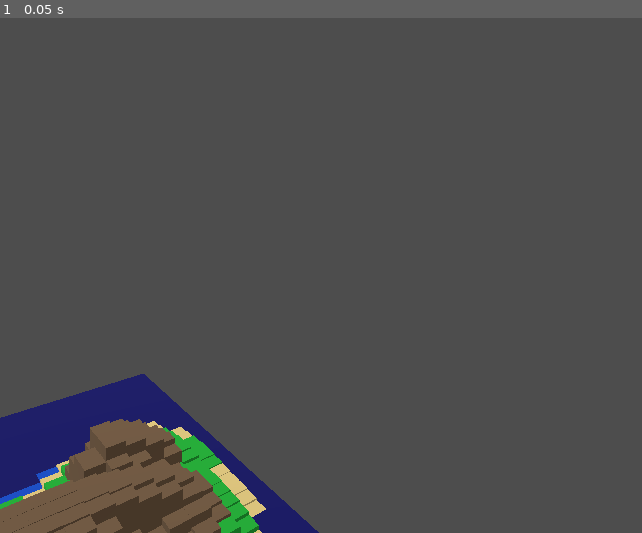
Above: before the commit, frame 1.
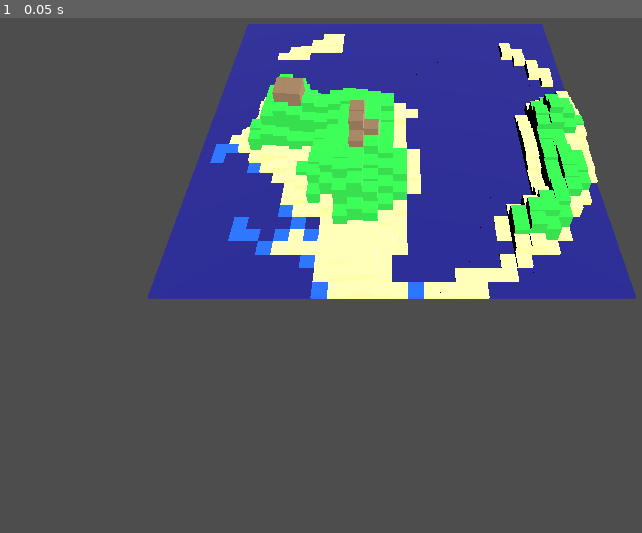
Above: after the commit, the same moment.

Repository: Latheror/VillageWar
Game: Godot game, scene res://main.tscn
The game is run twice, just before and just after one commit, with the same random seed, the same clock (stepped at 60 frames per second) and the same inputs.
Inputs:
- Up to frame 1 (0.05 s): no input

The runs differ from the first frame. In frame 1, 43% of the frame differs, in the area x 0-100%, y 1-100%.

Commit message:
Fix camera placement.

Diff:
--- a/main.gd
+++ b/main.gd
@@ -1,23 +1,23 @@
 extends Node3D
 
 const SIZE: int = 30
-const TILE_SIZE: float = 1.0  # In 3D, 1 unit per tile
+const TILE_SIZE: float = 2.0        # world units per tile
+const HEIGHT_SCALE: float = 1.0     # scale for mountain heights
 
 # --- Island shape ---
 const SHAPE_FREQ: float = 0.05
 const SHAPE_OCTAVES: int = 3
 const WARP_FREQ: float = 0.1
 const WARP_STRENGTH: float = 2.5
-const LAND_THRESHOLD: float = 0.0   # début de la terre
+const LAND_THRESHOLD: float = 0.0
 
 # --- Edge safety ---
 const EDGE_POWER: float = 6.0
 
 # --- Height ---
-const BASE_HEIGHT: float = 18.0
+const BASE_HEIGHT: float = 10.0
 const DETAIL_FREQ: float = 0.08
 const DETAIL_MULT: float = 4.0
-const HEIGHT_SCALE: float = 0.1
 
 # --- Biomes ---
 const DEEP_WATER_THRESHOLD: float = -6.0
@@ -25,10 +25,16 @@
 const SAND_THRESHOLD: float = 3.0
 const PLAIN_THRESHOLD: float = 9.0
 
+func _ready() -> void:
+	_generate_map()
+	_setup_camera()
+	_setup_light()
 
-func _ready() -> void:
-	var half: float = SIZE / 2.0
-
+# -------------------------
+# Map generation
+# -------------------------
+func _generate_map() -> void:
+	var half = SIZE / 2.0
 	var noise: FastNoiseLite = FastNoiseLite.new()
 	noise.seed = randi()
 	noise.fractal_octaves = SHAPE_OCTAVES
@@ -36,75 +42,58 @@
 
 	for x in range(SIZE):
 		for y in range(SIZE):
-
-			# -------------------------
 			# Edge mask
-			# -------------------------
 			var cx: float = x - half
 			var cy: float = y - half
 			var edge_dist: float = Vector2(cx, cy).length() / half
 			var edge_mask: float = pow(clamp(edge_dist, 0.0, 1.0), EDGE_POWER)
 
-			# -------------------------
-			# Warp coordinates (moderate)
-			# -------------------------
+			# Domain warp
 			var warp_x: float = noise.get_noise_2d(x * WARP_FREQ, y * WARP_FREQ) * WARP_STRENGTH
 			var warp_y: float = noise.get_noise_2d((x+100) * WARP_FREQ, (y+100) * WARP_FREQ) * WARP_STRENGTH
 			var wx: float = x + warp_x
 			var wy: float = y + warp_y
 
-			# -------------------------
-			# Shape noise (multi-octave)
-			# -------------------------
+			# Shape noise
 			var shape: float = noise.get_noise_2d(wx, wy)
 
-			# -------------------------
-			# Smooth land factor (soft transition to water)
-			# -------------------------
+			# Smooth land factor
 			var land_factor: float = clamp((shape - LAND_THRESHOLD) / 0.5, 0.0, 1.0)
-
-			# Skip tiles that are basically water or near edges
 			if land_factor <= 0.0 or edge_mask > 0.95:
-				_draw_tile(x, y, TILE_SIZE, Color(0.0, 0.0, 0.4), 0.1)
+				_draw_tile(x, y, TILE_SIZE, Color(0.0, 0.0, 0.4), 0.5)
 				continue
 
-			# -------------------------
 			# Height
-			# -------------------------
 			var base_height: float = (1.0 - edge_mask) * BASE_HEIGHT * land_factor
 			var detail: float = noise.get_noise_2d(x * DETAIL_FREQ, y * DETAIL_FREQ)
 			var height: float = base_height + detail * DETAIL_MULT
 
-			# Limit height near edges (no sand at map edge)
+			# Limit height near edges
 			var max_edge_height: float = lerp(1000.0, WATER_THRESHOLD - 0.01, edge_mask)
 			height = min(height, max_edge_height)
 
-			# Mountain exaggeration
 			if height > PLAIN_THRESHOLD:
 				height += pow(height - PLAIN_THRESHOLD, 1.4)
 
-			# -------------------------
 			# Biomes
-			# -------------------------
 			var color: Color
-			var tile_height: float = 0.1  # default for water
+			var tile_height: float = max(height * HEIGHT_SCALE, 0.5) # minimum 0.5 to see water
 			if height < DEEP_WATER_THRESHOLD:
 				color = Color(0.0, 0.0, 0.4)
 			elif height < WATER_THRESHOLD:
 				color = Color(0.0, 0.3, 0.8)
+			elif height < SAND_THRESHOLD:
+				color = Color(0.9, 0.8, 0.5)
+			elif height < PLAIN_THRESHOLD:
+				color = Color(0.1, 0.7, 0.2)
 			else:
-				# Land
-				tile_height = max(height * HEIGHT_SCALE, 0.1)
-				if height < SAND_THRESHOLD:
-					color = Color(0.9, 0.8, 0.5)  # sand
-				elif height < PLAIN_THRESHOLD:
-					color = Color(0.1, 0.7, 0.2)  # plains
-				else:
-					color = Color(0.45, 0.35, 0.25)  # mountains
+				color = Color(0.45, 0.35, 0.25)
 
 			_draw_tile(x, y, TILE_SIZE, color, tile_height)
 
-
+# -------------------------
+# Draw 3D tile
+# -------------------------
 func _draw_tile(x: int, y: int, tile_size: float, color: Color, height: float) -> void:
 	var mesh_instance = MeshInstance3D.new()
 	var box_mesh = BoxMesh.new()
@@ -115,5 +104,26 @@
 	material.albedo_color = color
 	mesh_instance.material_override = material
 
-	mesh_instance.position = Vector3(x * tile_size, height / 2, y * tile_size)
+	mesh_instance.position = Vector3(x * tile_size, height / 2.0, y * tile_size)
 	add_child(mesh_instance)
+
+# -------------------------
+# Camera setup
+# -------------------------
+func _setup_camera() -> void:
+	var cam = $Camera3D
+	var map_center = SIZE * TILE_SIZE / 2.0
+	cam.transform.origin = Vector3(map_center, 60.0, map_center + 60.0)
+	cam.look_at(Vector3(map_center, 0, map_center), Vector3.UP)
+	cam.fov = 75.0
+	cam.near = 0.1
+	cam.far = 500.0
+
+# -------------------------
+# Light setup
+# -------------------------
+func _setup_light() -> void:
+	var light = $DirectionalLight3D
+	light.transform.origin = Vector3(SIZE * TILE_SIZE / 2, 50, -SIZE * TILE_SIZE / 2)
+	light.rotation_degrees = Vector3(-45, 45, 0)
+	light.light_energy = 3.0
--- a/main.tscn
+++ b/main.tscn
@@ -1,14 +1,12 @@
 [gd_scene load_steps=2 format=3]
 
-[ext_resource type="Script" path="res://main.gd" id="1"]
+[ext_resource type="Script" path="res://main.gd" id=1]
 
 [node name="Main" type="Node3D"]
-script = ExtResource("1")
+script = ExtResource(1)
 
 [node name="Camera3D" type="Camera3D" parent="."]
-transform = Transform3D(0.707107, 0, 0.707107, 0, 1, 0, -0.707107, 0, 0.707107, 45, 20, 15)
-fov = 75.0
+current = true
 
 [node name="DirectionalLight3D" type="DirectionalLight3D" parent="."]
-transform = Transform3D(0.866025, -0.433013, 0.25, 0, 0.5, 0.866025, -0.5, -0.75, 0.433013, 0, 10, 0)
-light_energy = 1.0
+light_energy = 3.0
